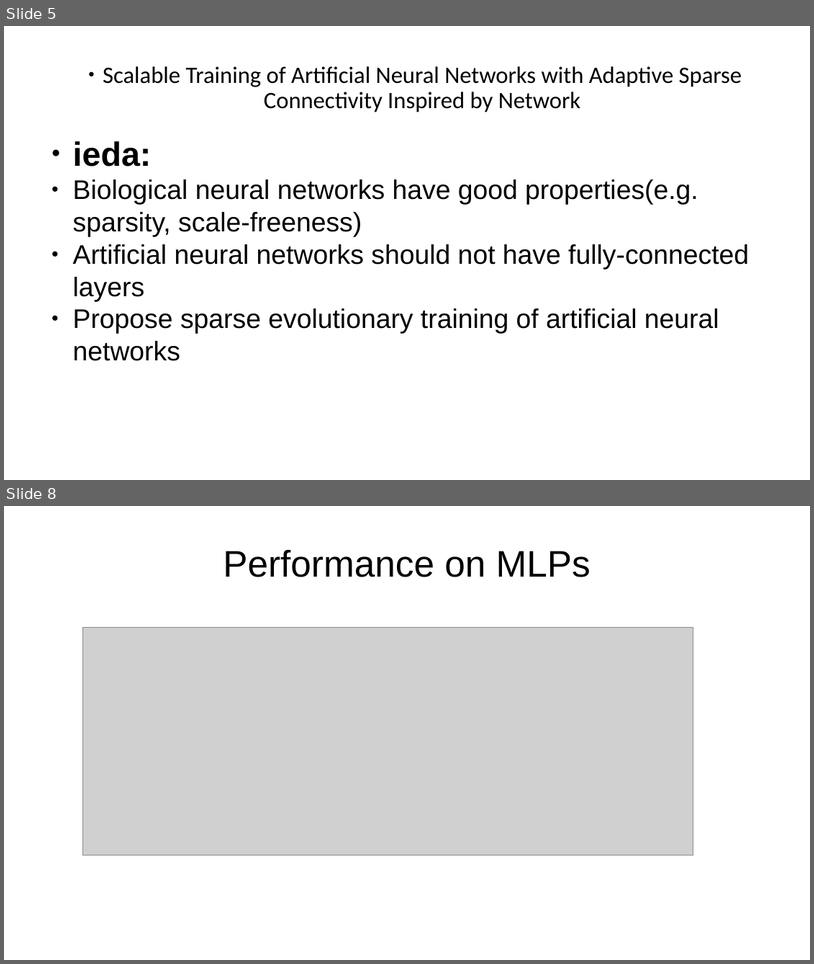
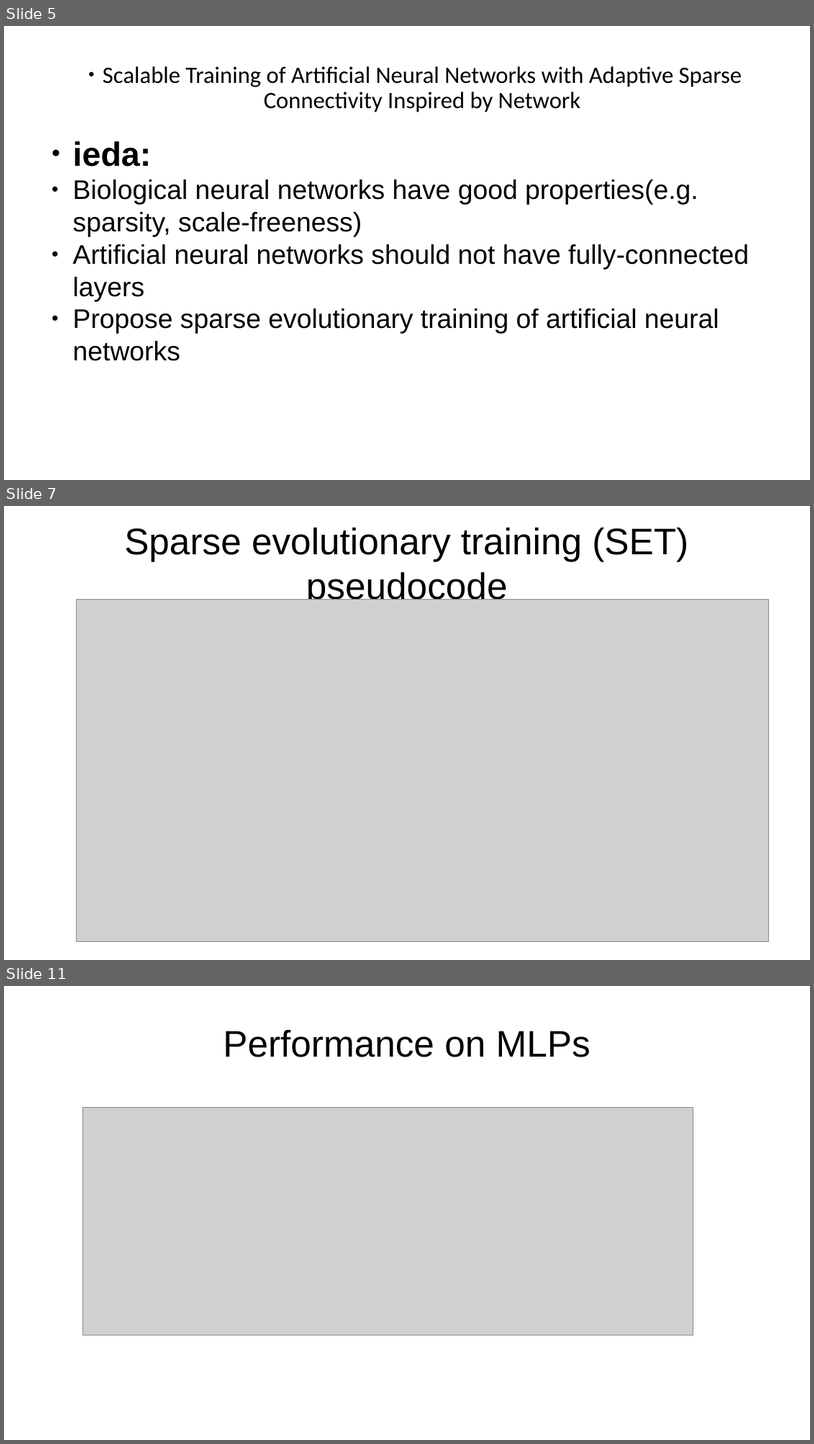
Before and after one commit to likaihz/EAS, a slide deck: maning/遗传算法.pptx. Shown one above the other, each under a label of ours: slides 5 and 8 before the commit, slides 5, 7 and 11 after it; the slides between them are not shown. The pictures are 814x964 and 814x1444 pixels, drawn with LibreOffice and Linux fonts; fonts in the diff are those of the drawing; grey boxes stand for pictures. Boxes give left, top, right and bottom in pixels: in the first picture for what was removed or moved away, otherwise in the second. Text is boxed around its words. In the diff, an @@ line names an element or a change of style, - is before the commit and + after.

```diff
--- a/maning/遗传算法.pptx
+++ b/maning/遗传算法.pptx
@@ slide 7 added at (4, 506, 810, 960), background #FFFFFF @@
@@ text added at (124, 527, 689, 606), 44 pt, text #000000 @@
+Sparse evolutionary training (SET) pseudocode
@@ picture added at (77, 600, 769, 942) @@
@@ what was slide 8 is now slide 11 @@
```
Also in this commit, not shown: 1 slide changed, 2 other slides added, 9 other files.
